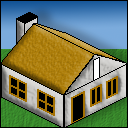
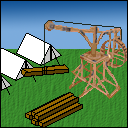
Revision of a layered w=128, h=128 image; what changed, layer by layer:
added layer "Layer 3" above "house" over [1,20,127,127]
hid "house" over [1,6,127,127]
